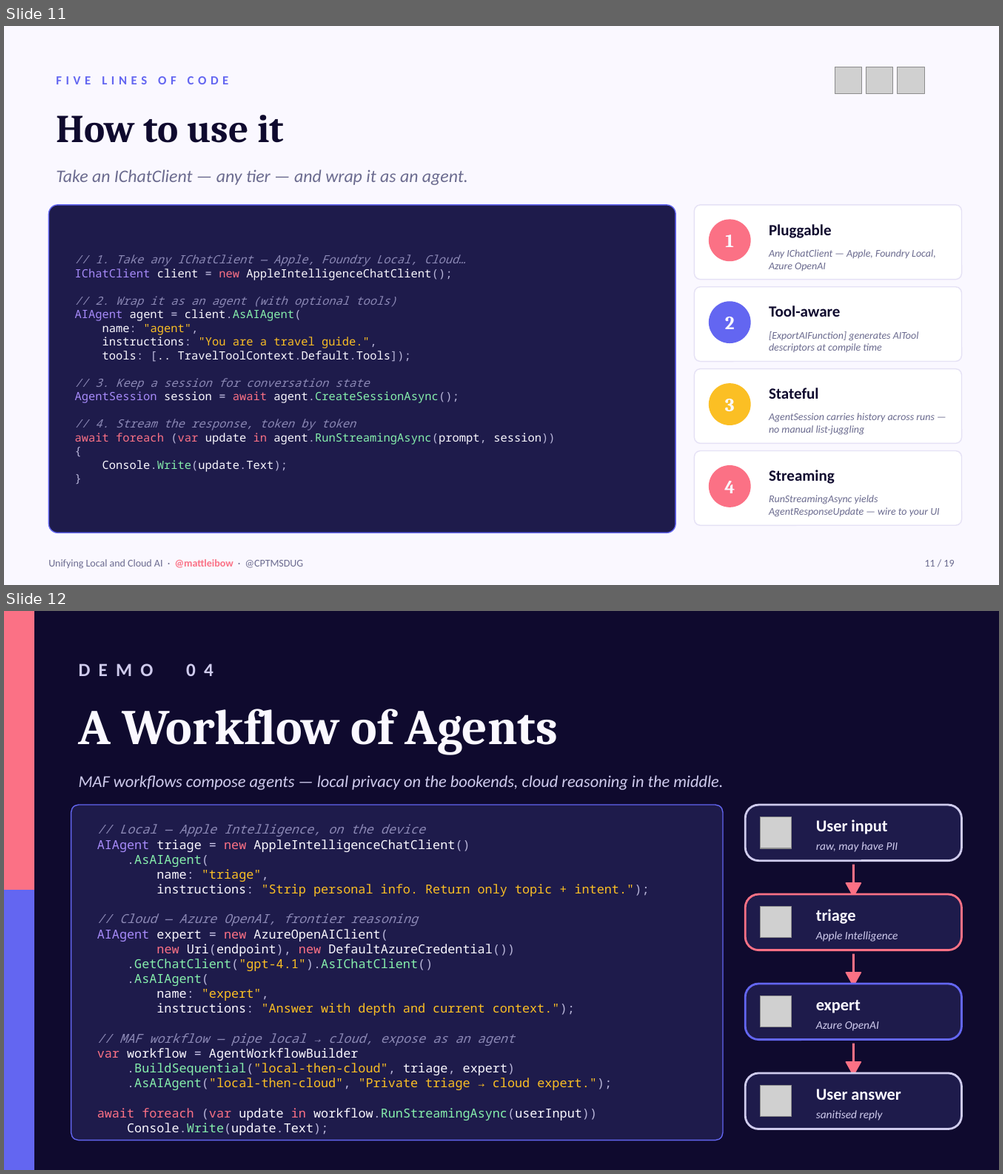
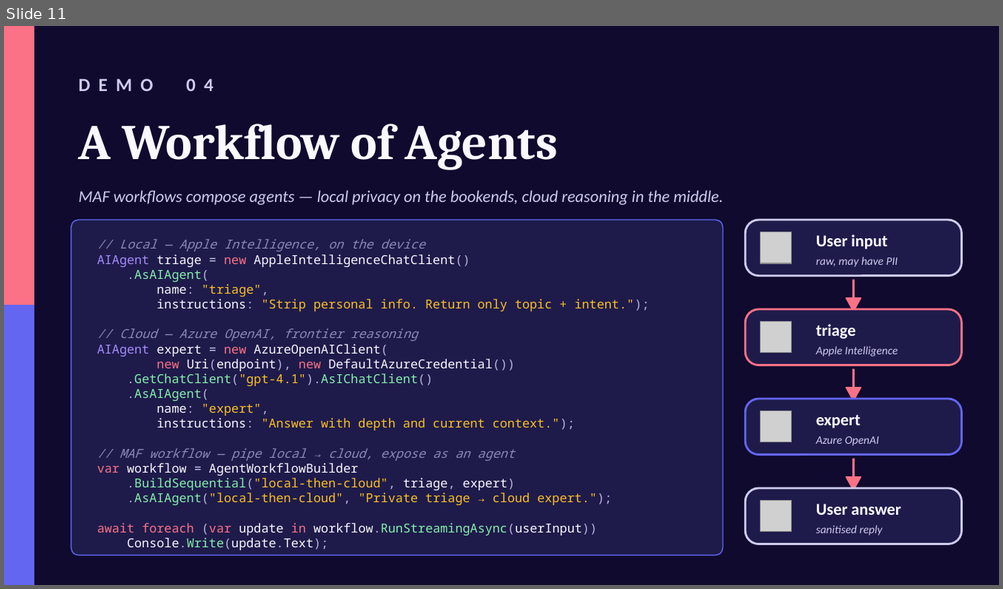
Before and after one commit to mattleibow/cptmsdug-local-cloud-agent-framework, a slide deck: slides/Unifying-Local-Cloud-AI.pptx. Shown one above the other, each under a label of ours: slides 11 and 12 before the commit, slide 11 after it. The pictures are 1003x1174 and 1003x589 pixels, drawn with LibreOffice and Linux fonts; fonts in the diff are those of the drawing; grey boxes stand for pictures. Boxes give left, top, right and bottom in pixels: in the first picture for what was removed or moved away, otherwise in the second. Text is boxed around its words. In the diff, an @@ line names an element or a change of style, - is before the commit and + after.

```diff
--- a/slides/Unifying-Local-Cloud-AI.pptx
+++ b/slides/Unifying-Local-Cloud-AI.pptx
@@ slide 11 removed at <box>4,26,999,585</box>, background #FAF8FF @@
@@ picture removed at <box>834,67,861,94</box> @@
@@ picture removed at <box>866,67,893,94</box> @@
@@ picture removed at <box>897,67,924,94</box> @@
@@ text removed at <box>56,76,229,84</box> @@
-FIVE LINES OF CODE
@@ text removed at <box>56,115,284,143</box> @@
-How to use it
@@ text removed at <box>56,170,468,185</box> @@
-Take an IChatClient — any tier — and wrap it as an agent.
@@ rounded rectangle removed at <box>48,205,675,534</box> @@
@@ rounded rectangle removed at <box>694,205,962,280</box> @@
@@ ellipse removed at <box>709,220,750,261</box> @@
@@ text removed at <box>768,224,831,238</box> @@
-Pluggable
@@ text removed at <box>725,235,734,247</box> @@
-1
@@ text removed at <box>75,255,555,472</box> @@
-// 1. Take any IChatClient — Apple, Foundry Local, Cloud…
-IChatClient client = new AppleIntelligenceChatClient();
-// 2. Wrap it as an agent (with optional tools)
-AIAgent agent = client.AsAIAgent(
-name: "agent",
-instructions: "You are a travel guide.",
-tools: [.. TravelToolContext.Default.Tools]);
-// 3. Keep a session for conversation state
-AgentSession session = await agent.CreateSessionAsync();
-// 4. Stream the response, token by token
-await foreach (var update in agent.RunStreamingAsync(prompt, session))
-{
-Console.Write(update.Text);
-}
@@ text removed at <box>768,249,936,271</box> @@
-Any IChatClient — Apple, Foundry Local, Azure OpenAI
@@ rounded rectangle removed at <box>694,287,962,362</box> @@
@@ ellipse removed at <box>709,302,750,343</box> @@
@@ text removed at <box>768,306,839,317</box> @@
-Tool-aware
@@ text removed at <box>725,317,734,329</box> @@
-2
@@ text removed at <box>768,332,919,352</box> @@
-[ExportAIFunction] generates AITool descriptors at compile time
@@ rounded rectangle removed at <box>694,369,962,444</box> @@
@@ ellipse removed at <box>709,384,750,425</box> @@
@@ text removed at <box>725,399,734,412</box> @@
-3
@@ text removed at <box>768,388,819,399</box> @@
-Stateful
@@ text removed at <box>768,413,934,435</box> @@
-AgentSession carries history across runs — no manual list-juggling
@@ rounded rectangle removed at <box>694,452,962,526</box> @@
@@ ellipse removed at <box>709,466,750,507</box> @@
@@ text removed at <box>724,481,734,494</box> @@
-4
@@ text removed at <box>768,470,834,484</box> @@
-Streaming
@@ text removed at <box>768,495,939,517</box> @@
-RunStreamingAsync yields AgentResponseUpdate — wire to your UI
@@ text removed at <box>48,560,304,569</box> @@
-Unifying Local and Cloud AI · @mattleibow · @CPTMSDUG
@@ text removed at <box>925,560,953,567</box> @@
-11 / 19
@@ what was slide 12 is now slide 11 @@
```
Also in this commit, not shown: 11 slides changed, 1 other slide removed, 1 other file.
